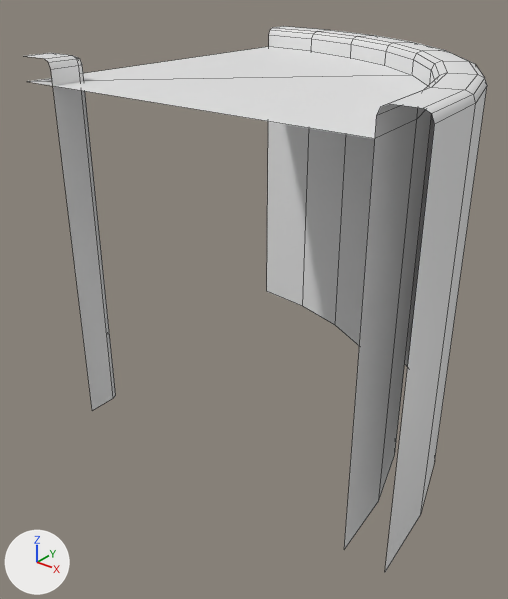
The FBX model Assets/000.Eeeeden/00-Fbxs/02-Factory/00-Rail/Rail-L.fbx: old version first, new version second.
Both versions are drawn from a camera (50 mm lens) standing at (0.943, -1.475, 1.113) and looking at (-0.099, -0.173, 0.306). The axes (+X, +Y, +Z) are drawn at lower left. The lights are the same throughout. Mesh edges are drawn as thin lines. Where no turn or scale is listed for an object, it has been applied to the vertices. Vertices at the same position are counted once.

Script lines for the objects in view, before the commit:
```python
me_rail_l = bpy.data.meshes.new('Rail-L')
me_rail_l.from_pydata(...)  # 106 vertices, 70 faces; spans x -0.5..0.5, y -0.5..0.5, z 0.0..0.915
ob_rail_l = bpy.data.objects.new('Rail-L', me_rail_l)
ob_rail_l.location = (0.0, 0.0, 0.0)
```
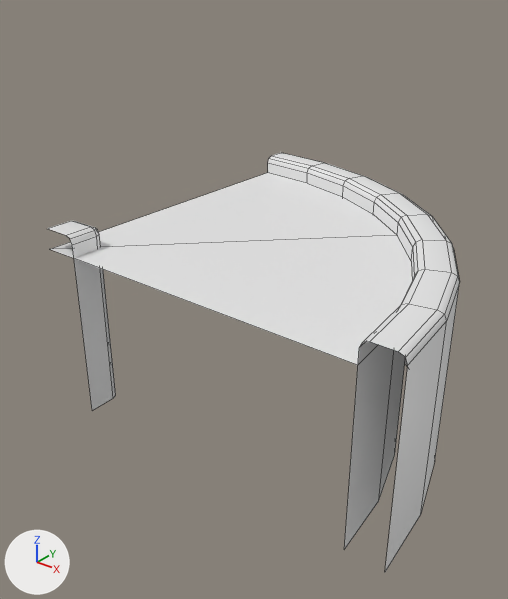
Scene script edits in JSON lines:
```json
{"block": "me_rail_l", "where": "me_rail_l.from_pydata(...)  # 106 vertices, 70 faces; spans x -0.5..0.5, y -0.5..0.5, z 0.0..0.915"}
{"block": "me_rail_l", "where": "# used by ob_rail_l; location = (0.0, 0.0, 0.0)"}
{"block": "me_rail_l", "change": "me_rail_l part 1: the loose piece of 12 vertices spanning x -0.5..0.404, y -0.5..0.404, z 0.859 is moved by (0.0, 0.0, -0.41)"}
{"block": "me_rail_l", "change": "me_rail_l part 2: all 71 vertices in x -0.5..0.5, y -0.5..0.5, z 0.869..0.915 are moved by (0.0, 0.0, -0.41)"}
```

Location of each change, [x1, y1, x2, y2] in pixels of the pictures (508 x 599 px; the box of a moved part takes in the faces that stretch with it):
```json
{"object": "Rail-L", "change": "reshaped", "before": [27, 26, 487, 572], "after": [47, 152, 460, 572], "on screen": "10% narrower, 23% shorter"}
{"part": 1, "of": "me_rail_l", "change": "moved or reshaped", "before": [27, 47, 427, 139], "after": [50, 173, 412, 365]}
{"part": 2, "of": "me_rail_l", "change": "moved or reshaped", "before": [27, 26, 487, 388], "after": [47, 152, 460, 388]}
```
